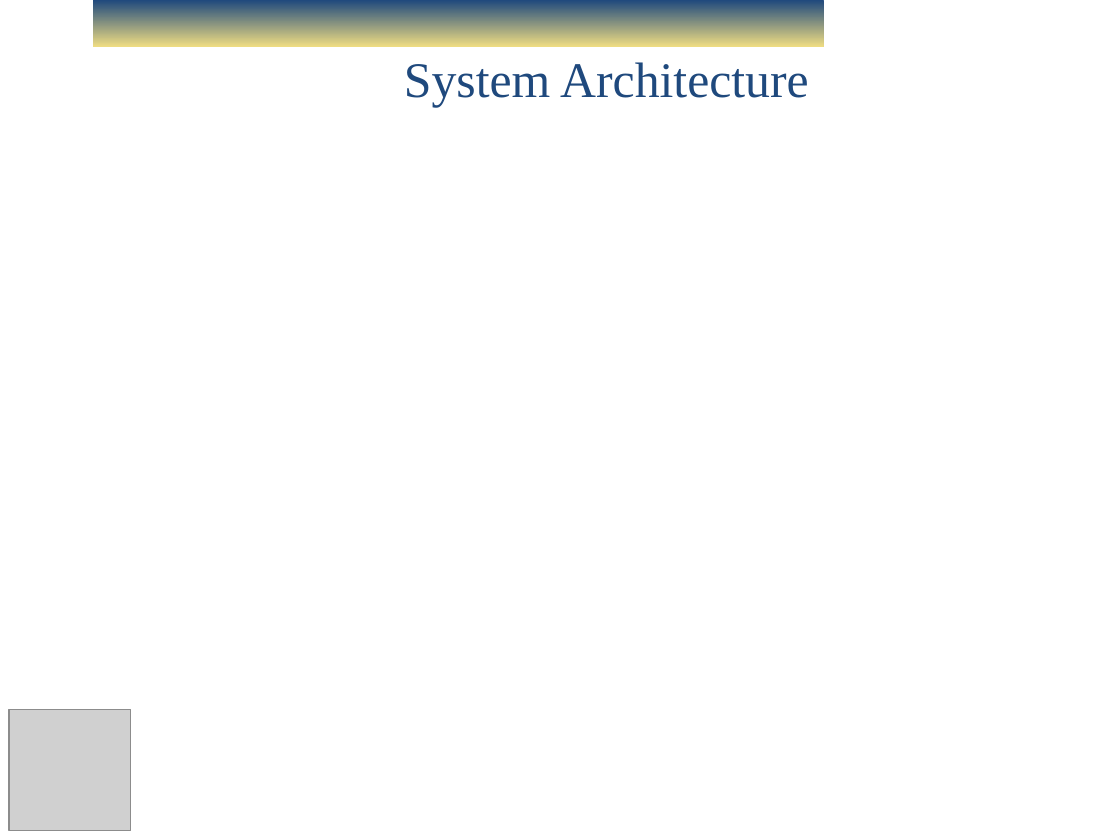
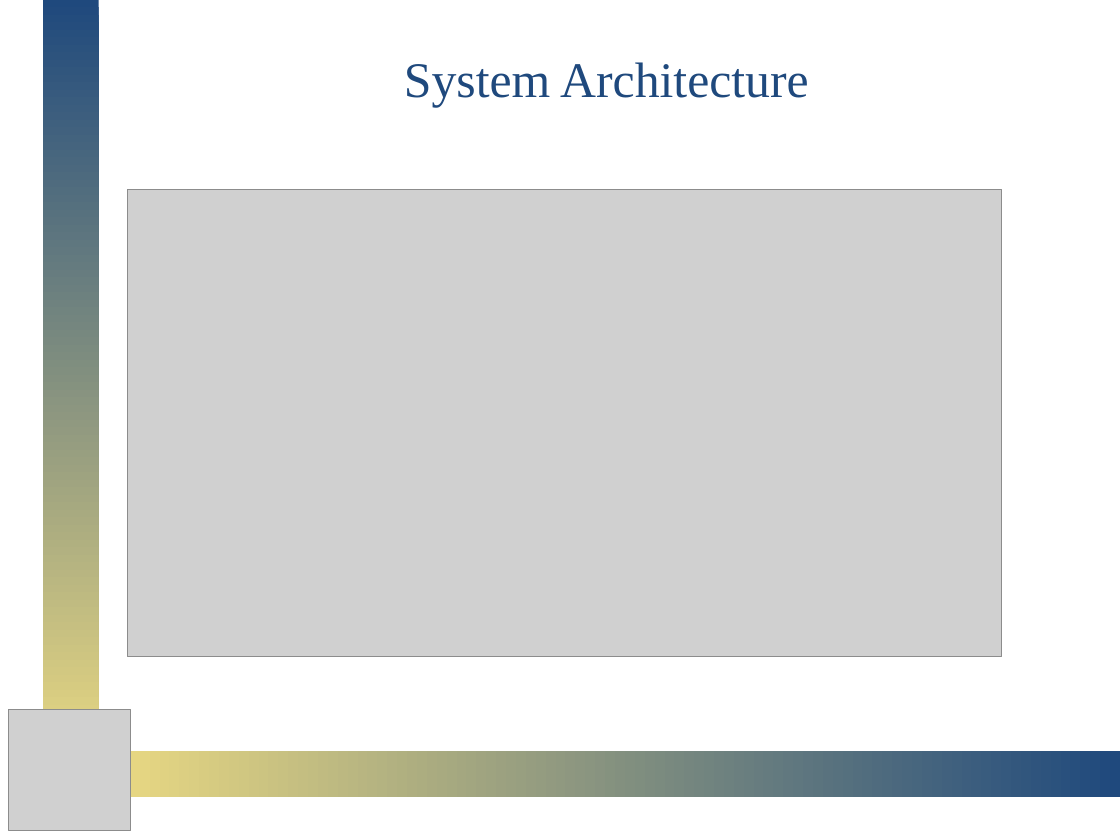
Before and after one commit to omgpotatoes/DEANQA, a slide deck: slide 3 of presentation/other-slides.pptx (slide 2 before the commit). Drawn at 1120x840 pixels with LibreOffice and Linux fonts; fonts in the diff are those of the drawing; grey boxes stand for pictures. Boxes give left, top, right and bottom in pixels: in the first picture for what was removed or moved away, otherwise in the second. Text is boxed around its words. In the diff, an @@ line names an element or a change of style, - is before the commit and + after.

```diff
--- a/presentation/other-slides.pptx
+++ b/presentation/other-slides.pptx
@@ rectangle added at <box>43,0,99,780</box>, fill gradient #1F497D to #EEDC82 @@
@@ rectangle removed at <box>93,0,824,47</box> @@
@@ picture added at <box>128,189,1002,657</box> @@
@@ rectangle added at <box>91,750,1120,797</box>, fill gradient #1F497D to #EEDC82 @@
```
Also in this commit, not shown: 2 other slides changed.
